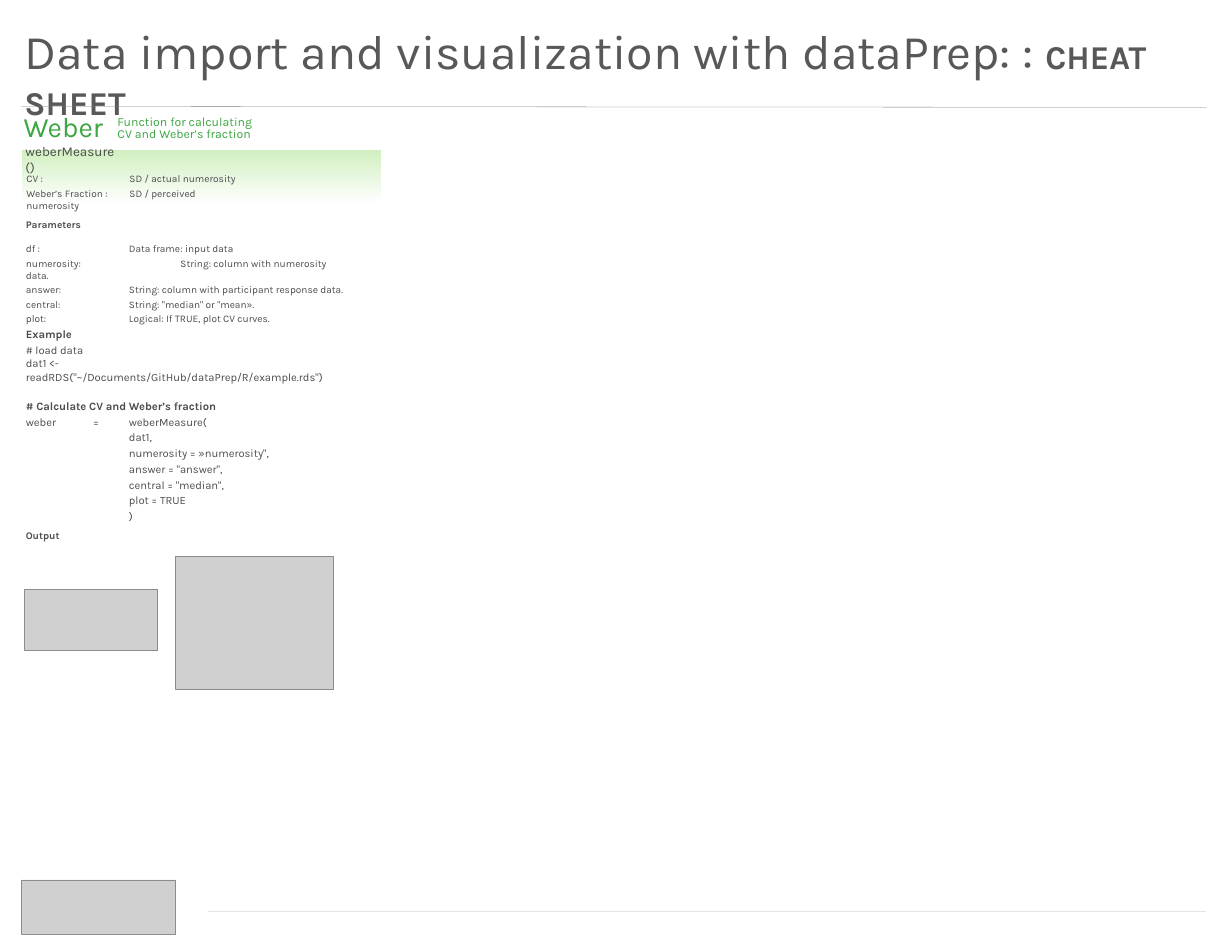
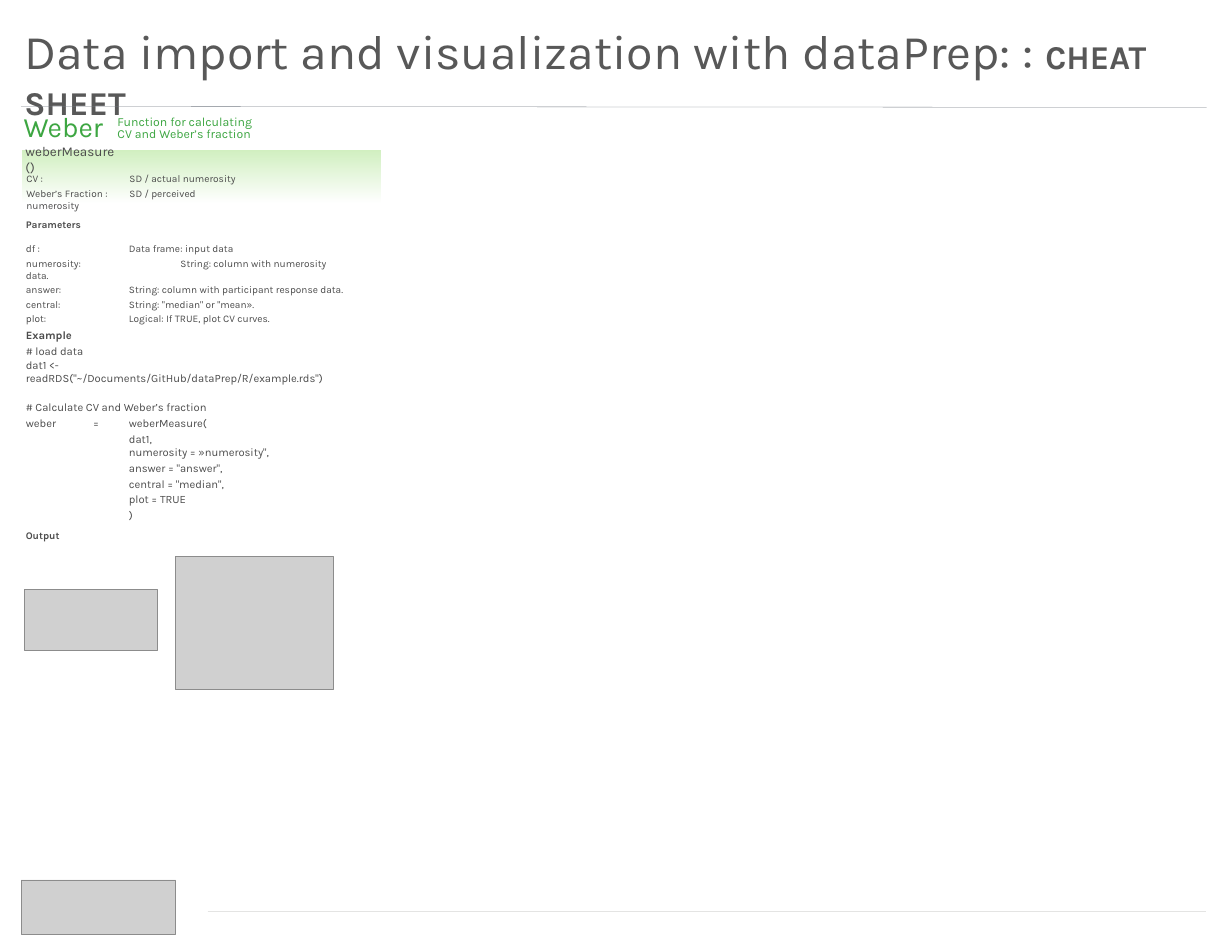
Before and after one commit to eivinkas/dataPrep, a slide deck: slide 2 of cheatSheet.pptx. Drawn at 1232x952 pixels with LibreOffice and Linux fonts; fonts in the diff are those of the drawing; grey boxes stand for pictures. Boxes give left, top, right and bottom in pixels: in the first picture for what was removed or moved away, otherwise in the second. Text is boxed around its words. In the diff, an @@ line names an element or a change of style, - is before the commit and + after.

```diff
--- a/cheatSheet.pptx
+++ b/cheatSheet.pptx
@@ text at (x1=35, y1=403, x2=206, y2=411): bold off in "# Calculate CV and Weber’s fraction" @@
@@ text at (x1=129, y1=435, x2=269, y2=459): text changed @@
-dat1,
-numerosity = »numerosity",
+dat1,
+numerosity = »numerosity",
```
Also in this commit, not shown: 1 other slide changed, 4 other files.
